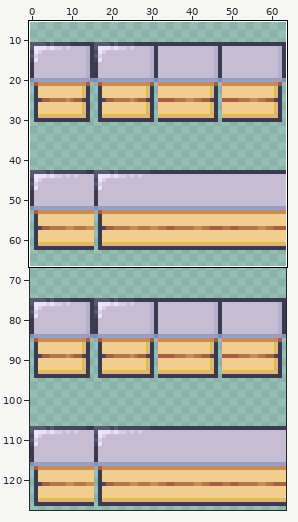
Two states of a sprite sheet, resources/tileset/kitchen_counter/tile.png. The picture above shows the old version from afar; the outline marks the close-up.
Close-up. Before:
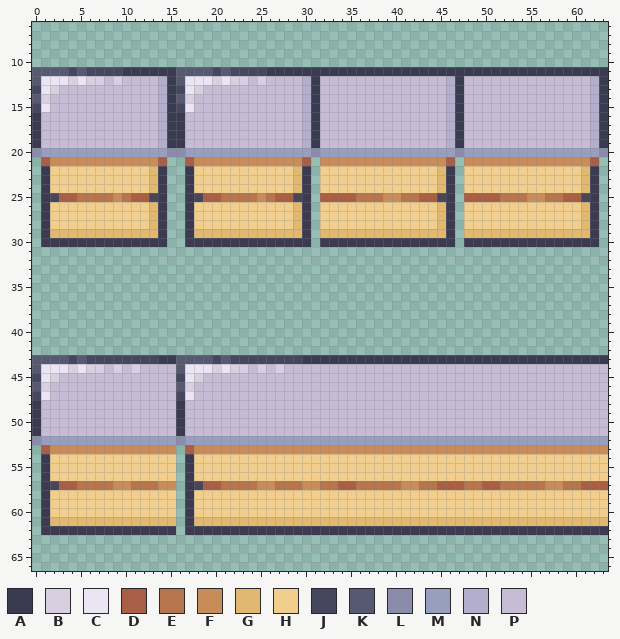
The file is 64x128 pixels. Colours within 5 levels of each other are drawn and written as one. Shown: x 0..63, y 6..66. The wide view leaves out empty margins. The commit also changed other parts of the picture, which this record leaves out.
Palette (. is transparent): A #3a3a50  B #d8d0e0  C #ebe4f2  D #a85f46  E #b5754d  F #c78c59  G #e0b870  H #f1ce8e  J #46465e  K #565972  L #8b8bab  M #989ebe  N #b2aecb  P #c6bdd5
Pixels before, first column x 0:
11 KKKKJKJJJJAAAAAAKKKKJKJJJJAAAAAAAAAAAAAAAAAAAAAAAAAAAAAAAAAAAAAA
12 KCCCBCBBPBPPPPNAKCCCBCBBPBPPPPNAPPPPPPPPPPPPPPNAPPPPPPPPPPPPPPNA
13 JCBPPPPPPPPPPPNAJCBPPPPPPPPPPPNAPPPPPPPPPPPPPPNAPPPPPPPPPPPPPPNA
14 KBPPPPPPPPPPPPNAKBPPPPPPPPPPPPNAPPPPPPPPPPPPPPNAPPPPPPPPPPPPPPNA
15 JCPPPPPPPPPPPPNAJCPPPPPPPPPPPPNAPPPPPPPPPPPPPPNAPPPPPPPPPPPPPPNA
16 APPPPPPPPPPPPPNAAPPPPPPPPPPPPPNAPPPPPPPPPPPPPPNAPPPPPPPPPPPPPPNA
17 APPPPPPPPPPPPPNAAPPPPPPPPPPPPPNAPPPPPPPPPPPPPPNAPPPPPPPPPPPPPPNA
18 APPPPPPPPPPPPPNAAPPPPPPPPPPPPPNAPPPPPPPPPPPPPPNAPPPPPPPPPPPPPPNA
19 APPPPPPPPPPPPPNAAPPPPPPPPPPPPPNAPPPPPPPPPPPPPPNAPPPPPPPPPPPPPPNA
20 LMMMMMMMMMMMMMMLLMMMMMMMMMMMMMMLMMMMMMMMMMMMMMMLMMMMMMMMMMMMMMML
21 .DFFFFFFFFFFFFD..DFFFFFFFFFFFFD.FFFFFFFFFFFFFFD.FFFFFFFFFFFFFFD.
22 .AHHHHHHHHHHHGA..AHHHHHHHHHHHGA.HHHHHHHHHHHHHGA.HHHHHHHHHHHHHGA.
23 .AHHHHHHHHHHHGA..AHHHHHHHHHHHGA.HHHHHHHHHHHHHGA.HHHHHHHHHHHHHGA.
24 .AHHHHHHHHHHHGA..AHHHHHHHHHHHGA.HHHHHHHHHHHHHGA.HHHHHHHHHHHHHGA.
25 .AJDDEEEEFEDDJA..AJDDEEEEFEDDJA.DDDDEEEFFEEDDJA.DDDDEEEFFEEDDJA.
26 .AHHHHHHHHHHHGA..AHHHHHHHHHHHGA.HHHHHHHHHHHHHGA.HHHHHHHHHHHHHGA.
27 .AHHHHHHHHHHHGA..AHHHHHHHHHHHGA.HHHHHHHHHHHHHGA.HHHHHHHHHHHHHGA.
28 .AHHHHHHHHHHHGA..AHHHHHHHHHHHGA.HHHHHHHHHHHHHGA.HHHHHHHHHHHHHGA.
29 .AGGGGGGGGGGGGA..AGGGGGGGGGGGGA.GGGGGGGGGGGGGGA.GGGGGGGGGGGGGGA.
30 .AAAAAAAAAAAAAA..AAAAAAAAAAAAAA.AAAAAAAAAAAAAAA.AAAAAAAAAAAAAAA.
31 ................................................................
32 ................................................................
33 ................................................................
34 ................................................................
35 ................................................................
36 ................................................................
37 ................................................................
38 ................................................................
39 ................................................................
40 ................................................................
41 ................................................................
42 ................................................................
43 KKKKJKJJJJJJJJAAKKKKJKJJJJJJJJAAAAAAAAAAAAAAAAAAAAAAAAAAAAAAAAAA
44 KCCCBCBBPBPBPPPPKCCCBCBBPBPBPPPPPPPPPPPPPPPPPPPPPPPPPPPPPPPPPPPP
45 JCBPPPPPPPPPPPPPJCBPPPPPPPPPPPPPPPPPPPPPPPPPPPPPPPPPPPPPPPPPPPPP
46 KBPPPPPPPPPPPPPPKBPPPPPPPPPPPPPPPPPPPPPPPPPPPPPPPPPPPPPPPPPPPPPP
47 JCPPPPPPPPPPPPPPJCPPPPPPPPPPPPPPPPPPPPPPPPPPPPPPPPPPPPPPPPPPPPPP
48 APPPPPPPPPPPPPPPAPPPPPPPPPPPPPPPPPPPPPPPPPPPPPPPPPPPPPPPPPPPPPPP
49 APPPPPPPPPPPPPPPAPPPPPPPPPPPPPPPPPPPPPPPPPPPPPPPPPPPPPPPPPPPPPPP
50 APPPPPPPPPPPPPPPAPPPPPPPPPPPPPPPPPPPPPPPPPPPPPPPPPPPPPPPPPPPPPPP
51 APPPPPPPPPPPPPPPAPPPPPPPPPPPPPPPPPPPPPPPPPPPPPPPPPPPPPPPPPPPPPPP
52 LMMMMMMMMMMMMMMMLMMMMMMMMMMMMMMMMMMMMMMMMMMMMMMMMMMMMMMMMMMMMMMM
53 .DFFFFFFFFFFFFFF.DFFFFFFFFFFFFFFFFFFFFFFFFFFFFFFFFFFFFFFFFFFFFFF
54 .AHHHHHHHHHHHHHH.AHHHHHHHHHHHHHHHHHHHHHHHHHHHHHHHHHHHHHHHHHHHHHH
55 .AHHHHHHHHHHHHHH.AHHHHHHHHHHHHHHHHHHHHHHHHHHHHHHHHHHHHHHHHHHHHHH
56 .AHHHHHHHHHHHHHH.AHHHHHHHHHHHHHHHHHHHHHHHHHHHHHHHHHHHHHHHHHHHHHH
57 .AJDDEEEEFFEEEFF.AJDDEEEEFFEEEFFEEDDEEEEEFFEEDDDEEDDEEEEEFFEEDDD
58 .AHHHHHHHHHHHHHH.AHHHHHHHHHHHHHHHHHHHHHHHHHHHHHHHHHHHHHHHHHHHHHH
59 .AHHHHHHHHHHHHHH.AHHHHHHHHHHHHHHHHHHHHHHHHHHHHHHHHHHHHHHHHHHHHHH
60 .AHHHHHHHHHHHHHH.AHHHHHHHHHHHHHHHHHHHHHHHHHHHHHHHHHHHHHHHHHHHHHH
61 .AGGGGGGGGGGGGGG.AGGGGGGGGGGGGGGGGGGGGGGGGGGGGGGGGGGGGGGGGGGGGGG
62 .AAAAAAAAAAAAAAA.AAAAAAAAAAAAAAAAAAAAAAAAAAAAAAAAAAAAAAAAAAAAAAA
After:
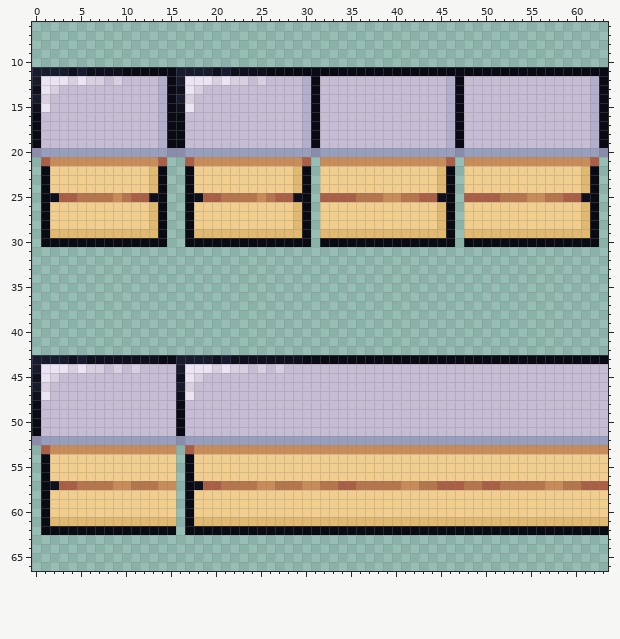
Difference:
colour A: #3a3a50 -> #0a0a15
colour J: #46465e -> #0f0f1e
colour K: #565972 -> #181a2d
Where, in picture pixels (left, top, right, bottom), the same in both close-ups:
changed: (32, 67, 608, 247)
changed: (32, 355, 608, 535)
